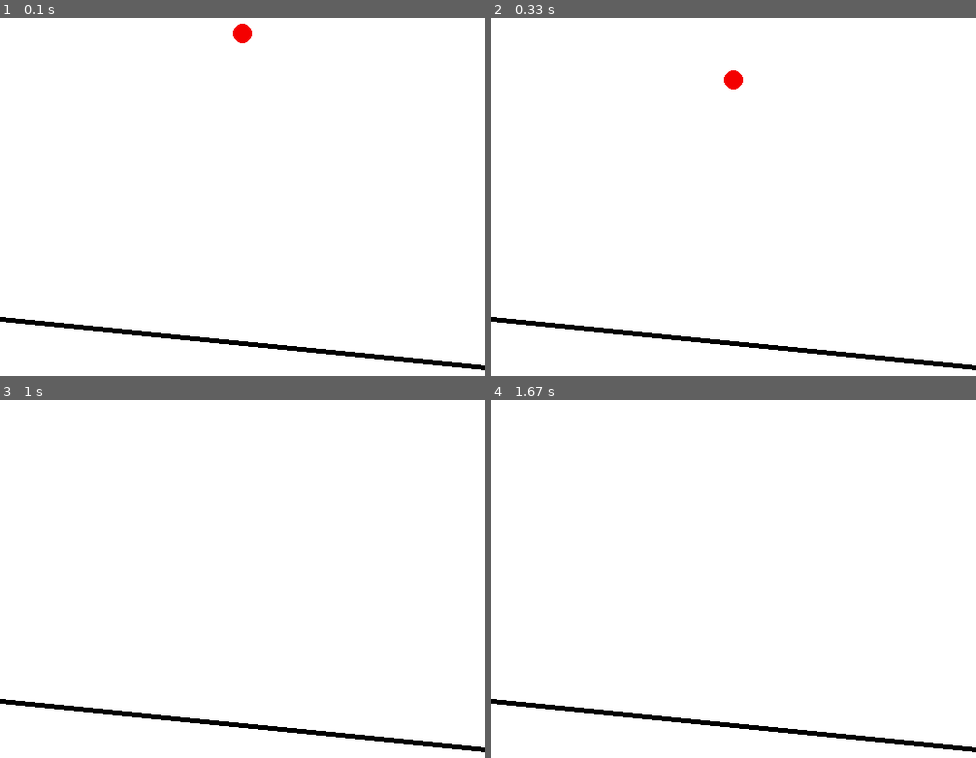
Above: before the commit, frames 1-4 (two rows, left to right).
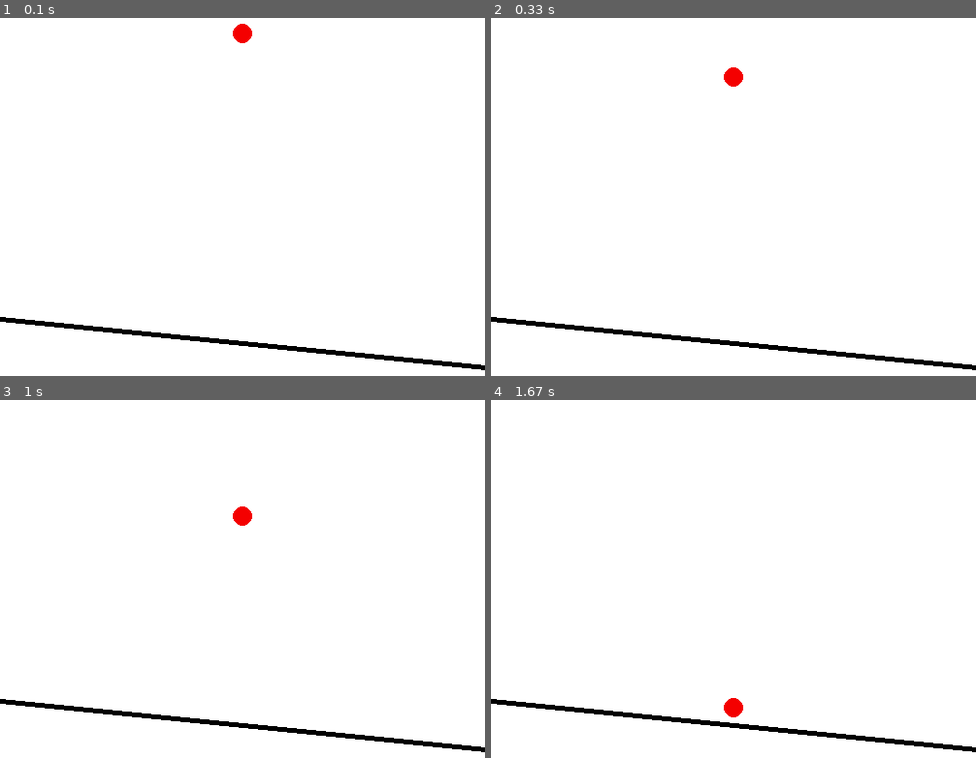
Above: after the commit, the same moments.

Repository: semboko/pygame-sandbox
Game: pygame game, started from main.py
Same seed, same stepped clock (60 frames per second), same inputs: the game is played once before the commit and once after it.
Inputs:
- Up to frame 1 (0.1 s): no input
- Up to frame 2 (0.33 s): no input
- Up to frame 3 (1 s): hold R 0.33-0.8 s; hold Esc from 0.83 s (still down)
- Up to frame 4 (1.67 s): release Esc at 1.3 s

Frame 1 is identical in both runs. In frame 2, less than 0.1% of the frame differs, in the area x 48-52%, y 13-20%; in frame 3, 0.2%, in the area x 48-52%, y 29-36%; in frame 4, 0.2%.

Commit message:
correct handle_events init, esc pause button and r restart button

Diff:
--- a/main.py
+++ b/main.py
@@ -27,10 +27,10 @@
 
     def run(self):
         while True:
-            for event in pygame.event.get():
-                if event.type == pygame.QUIT:
+            for event in pygame.event.get() :
+                if event.type==pygame.QUIT :
                     return
-            self.scene.handle_events(tuple(pygame.event.get()))
+                self.scene.handle_events((event,))
             self.scene.update()
             self.scene.render()
             pygame.display.update()
--- a/scenes/gravity.py
+++ b/scenes/gravity.py
@@ -8,19 +8,22 @@
 
 class Ball:
     def __init__(self, x:int, y:int, r:int, space: pymunk.Space, btype: int = pymunk.Body.DYNAMIC):
-        self.body = pymunk.Body(btype)
+        self.body = pymunk.Body(body_type=btype)
         self.body.position = x, y
         self.shape = pymunk.Circle(self.body, r)
         self.shape.density = 1
         self.r = r
+        self.debug = space.debug_draw
         space.add(self.body, self.shape)
     def render(self, display: Surface) -> None:
         h = display.get_height()
         pygame.draw.circle(display, (244, 0, 0), convert(self.body.position, h), self.r)
+        if self.debug:
+            print(f'circle by id {id(self)}: angle = {self.body.angle}, pos = {tuple(self.body.position)}')
 
 class Segment:
     def __init__(self, a: Tuple[int, int], b: Tuple[int, int], r: int, space: pymunk.Space, btype: int = pymunk.Body.DYNAMIC):
-        self.body = pymunk.Body(btype)
+        self.body = pymunk.Body(body_type=btype)
         self.shape = pymunk.Segment(self.body, a, b, r)
         self.r = r
         space.add(self.body, self.shape)
@@ -34,15 +37,31 @@
 
         self.space: pymunk.Space() = pymunk.Space()
         self.space.gravity = 0, -1000
+        self.space.debug_draw = True
+        self.space.damping = 0.5 # Set the friction coefficient of the space object
         self.circle = Ball(250, 400, 10, self.space)
+        self.pause = False
 
         self.segment = Segment((0, 100),(500, 50),5,self.space,btype = pymunk.Body.KINEMATIC)
 
     def handle_events(self, events: Tuple[Event]) -> None:
-        pass
+        for event in events:
+            if event.type == pygame.KEYDOWN:
+                if event.key == pygame.K_ESCAPE:
+                    self.pause = True
+                elif event.key == pygame.K_r:
+                    self.reset_scene()
+            if event.type == pygame.KEYUP:
+                if event.key == pygame.K_ESCAPE:
+                    self.pause = False
+
+    def reset_scene(self):
+        # Reset the objects in the scene to their initial positions
+        self.__init__(self.display, self.fps)
 
     def update(self):
-        self.space.step(1/self.fps)
+        if not self.pause:
+            self.space.step(1/self.fps)
 
     def render(self):
         self.display.fill((255, 255, 255))
